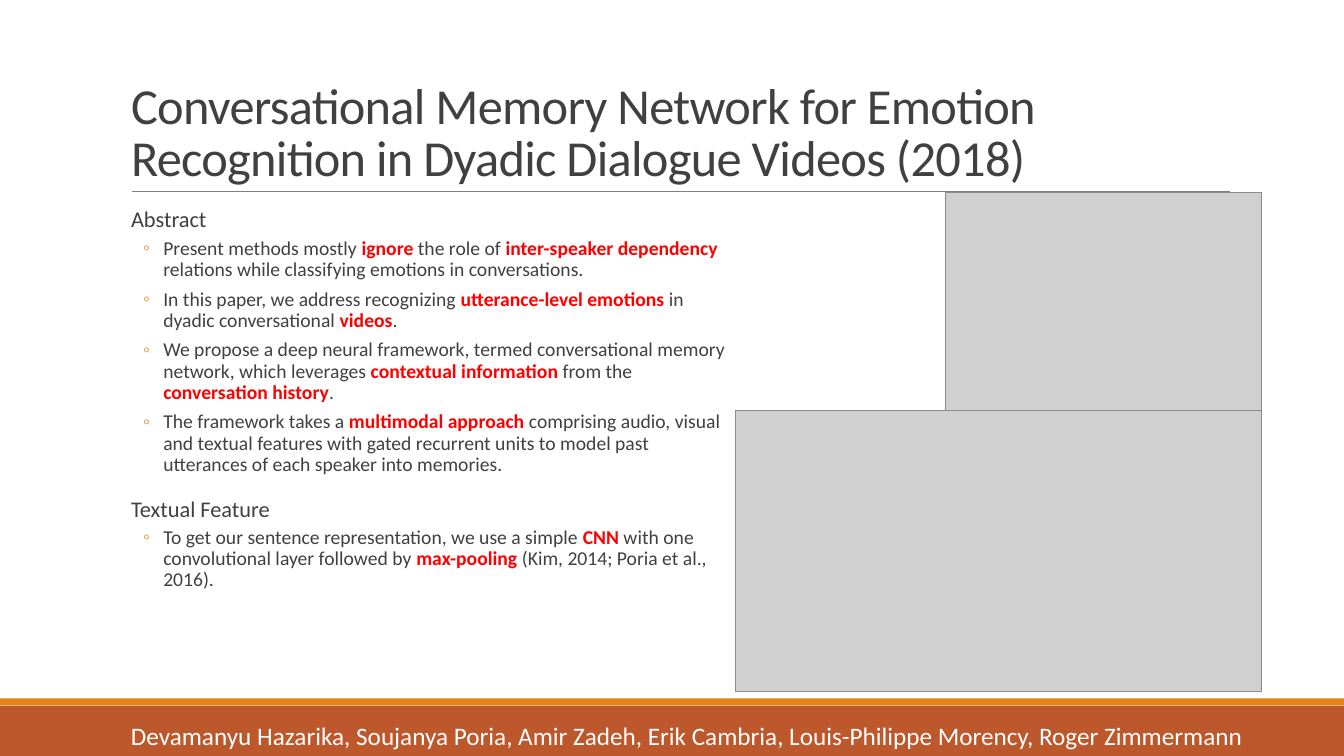
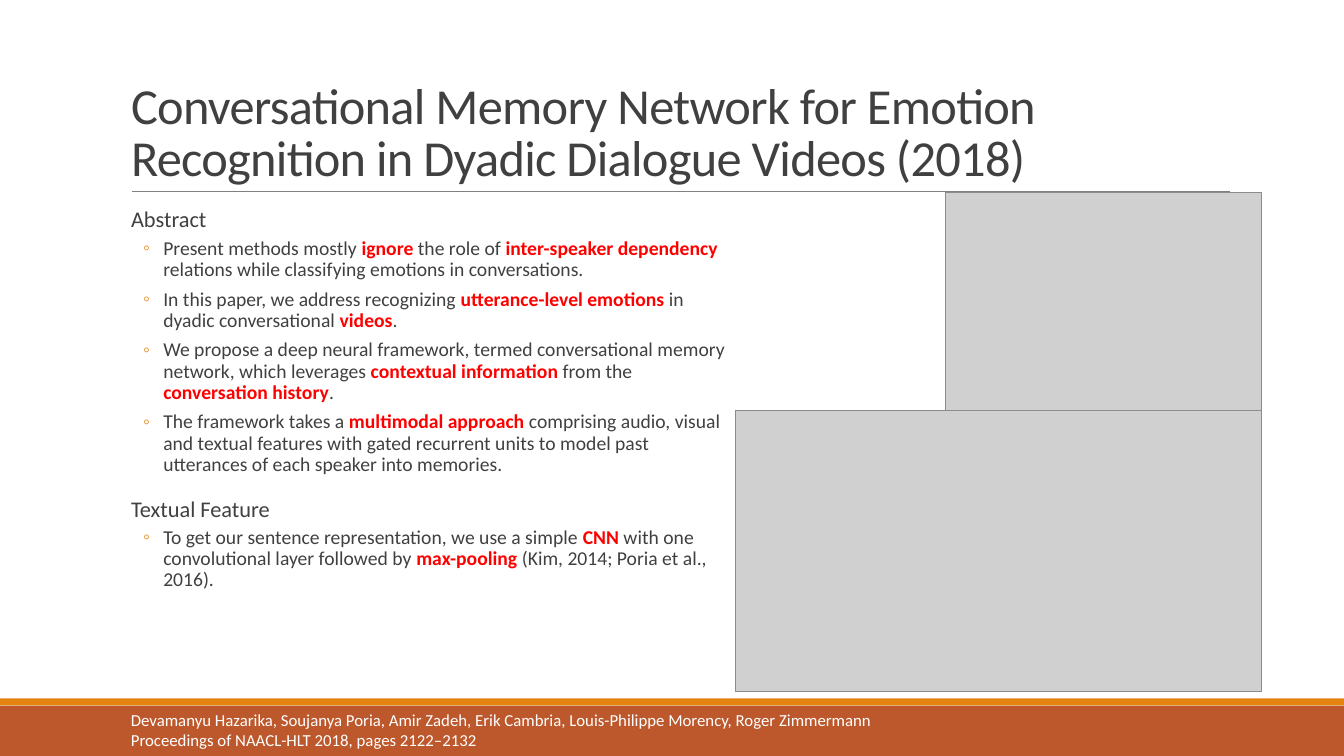
Before and after one commit to liangxh/grad, a slide deck: slide 8 of [报告] Text Emotion Detection.pptx. Drawn at 1344x756 pixels with LibreOffice and Linux fonts; fonts in the diff are those of the drawing; grey boxes stand for pictures. Boxes give left, top, right and bottom in pixels: in the first picture for what was removed or moved away, otherwise in the second. Text is boxed around its words. In the diff, an @@ line names an element or a change of style, - is before the commit and + after.

```diff
--- a/[报告] Text Emotion Detection.pptx
+++ b/[报告] Text Emotion Detection.pptx
@@ text "Devamanyu Hazarika, Soujanya Poria, Amir ...": place and size @@
-text "Devamanyu Hazarika, Soujanya Poria, Amir ..." at (131,727,1242,750)
+text "Devamanyu Hazarika, Soujanya Poria, Amir ..." at (131,714,871,749)
@@ text at (131,714,871,729): size 18 to 12 pt in "Devamanyu Hazarika, Soujanya Poria, Amir Zadeh, Erik ..." @@
@@ text at (131,734,476,749): paragraph added @@
+Proceedings of NAACL-HLT 2018, pages 2122–2132
```
Also in this commit, not shown: 11 other slides changed, 3 slides added, 5 other files.
